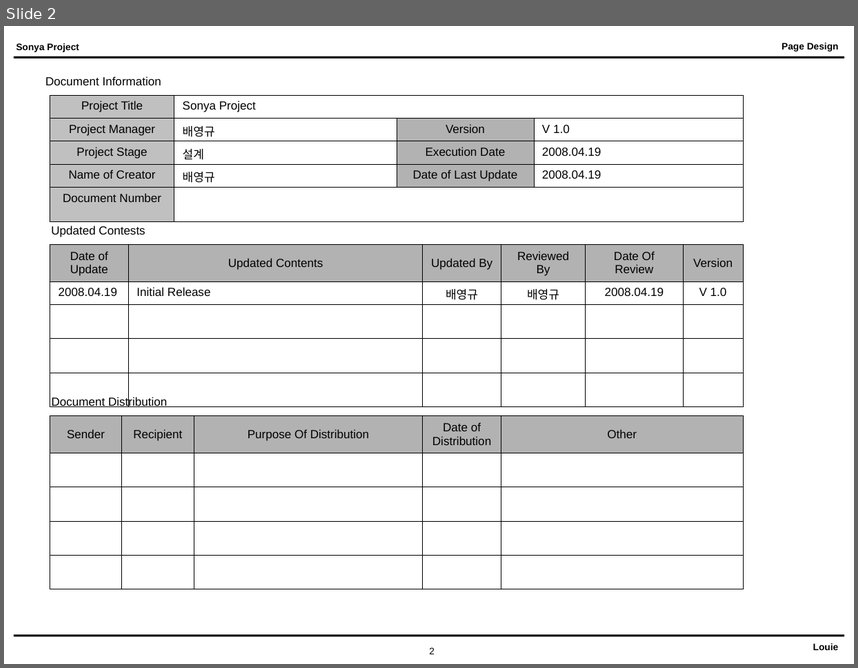
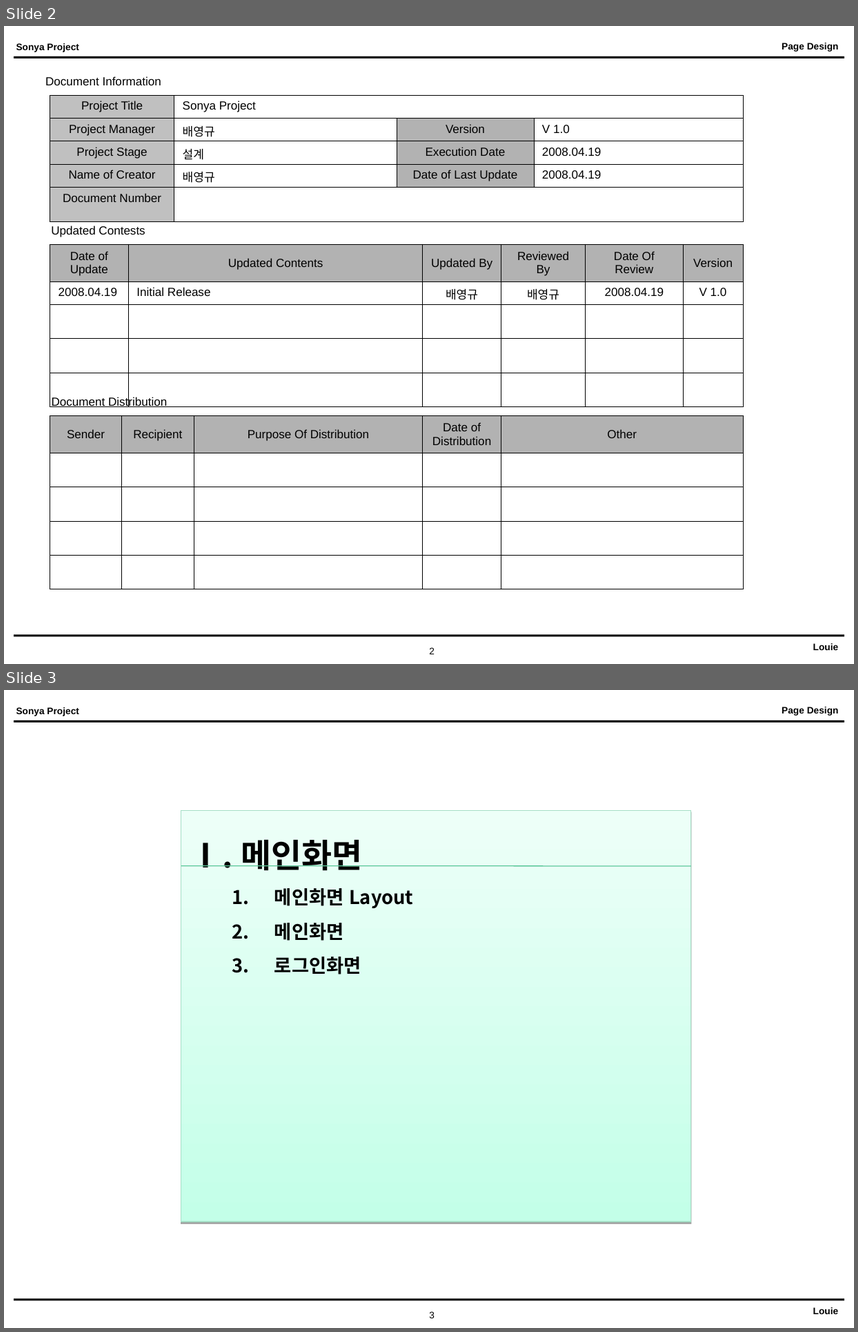
Before and after one commit to NathanaelFebrianto/sonya, a slide deck: sonya/doc/sonya_page_design_v01.ppt. Shown one above the other, each under a label of ours: slide 2 before the commit, slides 2 and 3 after it. The pictures are 858x668 and 858x1332 pixels, drawn with LibreOffice and Linux fonts; fonts in the diff are those of the drawing. Boxes give left, top, right and bottom in pixels: in the first picture for what was removed or moved away, otherwise in the second. Text is boxed around its words. In the diff, an @@ line names an element or a change of style, - is before the commit and + after.

```diff
--- a/sonya/doc/sonya_page_design_v01.ppt
+++ b/sonya/doc/sonya_page_design_v01.ppt
@@ slide 3 added at box(4, 690, 854, 1328), background #FFFFFF; not listed: 6 template elements that a slide beside it also shows @@
@@ rectangle added at box(181, 811, 691, 1221), fill gradient #C3FFE8 to #EDFFF8, outline #A5DEC6 0.74 pt, 16 pt, text #000000, bold @@
+Ⅰ. 메인화면
+  1. 메인화면 Layout
+  2. 메인화면
+  3. 로그인화면
@@ line added from (181, 866) to (691, 866), #60C99C 0.74 pt @@
```
Also in this commit, not shown: 2 slides changed, 3 other slides added, 1 other file.
